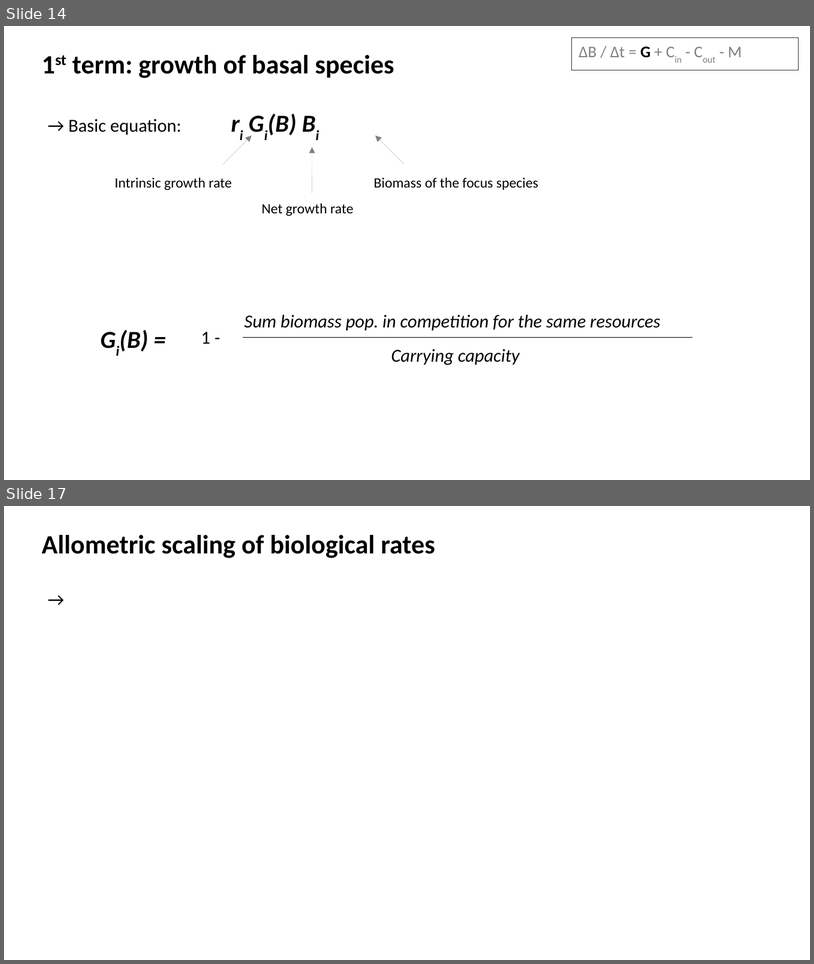
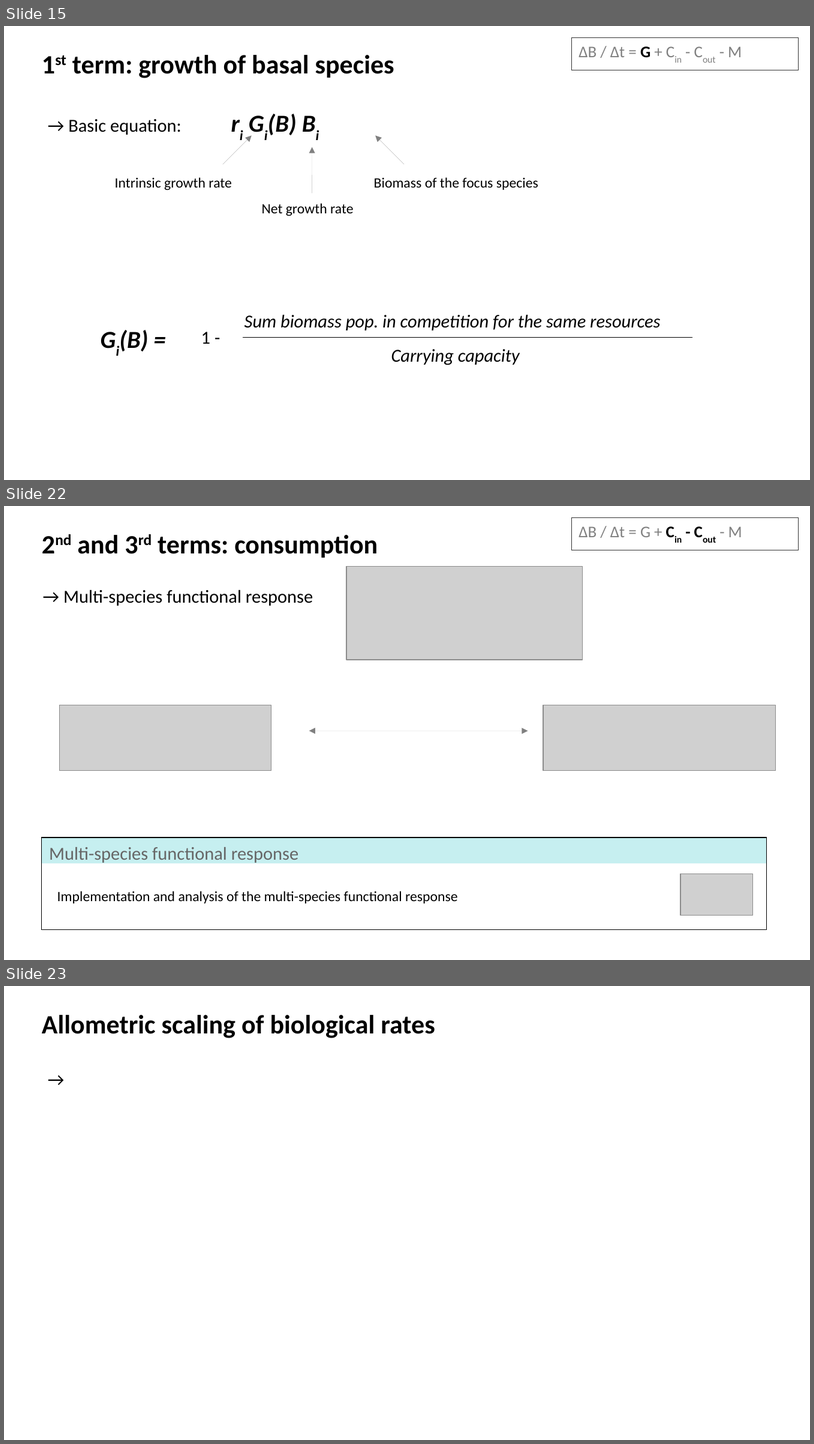
Before and after one commit to evadelmas/FoodwebsBioenergetics, a slide deck: slides.odp. Shown one above the other, each under a label of ours: slides 14 and 17 before the commit, slides 15, 22 and 23 after it; the slides between them are not shown. The pictures are 814x964 and 814x1444 pixels, drawn with LibreOffice and Linux fonts; fonts in the diff are those of the drawing; grey boxes stand for pictures. Boxes give left, top, right and bottom in pixels: in the first picture for what was removed or moved away, otherwise in the second. Text is boxed around its words. In the diff, an @@ line names an element or a change of style, - is before the commit and + after.

```diff
--- a/slides.odp
+++ b/slides.odp
@@ slide 22 added at [4, 506, 810, 960], background #FFFFFF @@
@@ rectangle added at [572, 518, 798, 550], outline #333333 0 pt, 16 pt, text #808080 @@
+ΔB / Δt = G + Cin - Cout - M
@@ text added at [77, 535, 378, 558], 26 pt, text #000000, bold @@
+2nd and 3rd terms: consumption
@@ picture added at [347, 567, 584, 660] @@
@@ text added at [63, 590, 313, 606], 18 pt, text #000000 @@
+→ Multi-species functional response
@@ picture added at [60, 705, 271, 771] @@
@@ picture added at [543, 705, 776, 771] @@
@@ double arrow added from (309, 730) to (528, 730), #808080 0 pt @@
@@ rectangle added at [41, 837, 767, 863], fill #48CCD1 at 31% opacity @@
@@ rectangle added at [41, 837, 767, 930], outline #000000 0.79 pt, 18 pt, text #666666 @@
+Multi-species functional response
@@ picture added at [681, 874, 753, 916] @@
@@ text added at [57, 891, 458, 903], 14 pt, text #000000 @@
+Implementation and analysis of the multi-species functional response
@@ what was slide 14 is now slide 15 @@
@@ what was slide 17 is now slide 23 @@
```
Also in this commit, not shown: 5 slides changed, 6 other slides added, 1 slide removed.
